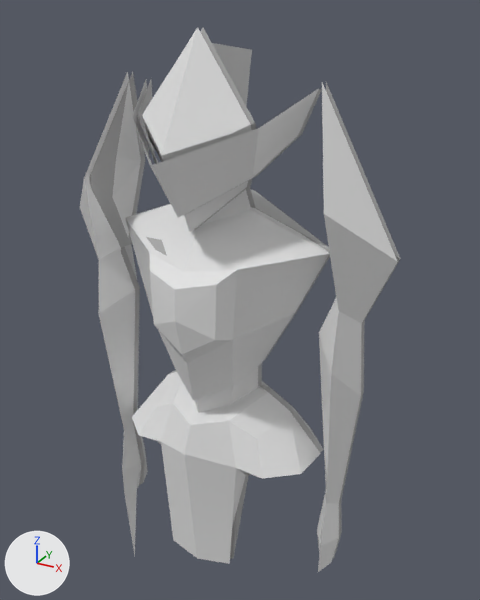
A saved change to the FBX model Assets/Animations/Character/PlayerIdleNEW.fbx.
Camera for both pictures: a 50 mm lens placed at (0.952, -1.566, 2.044), pointed at (0.03, 0.111, 1.205). Arrows for +X, +Y and +Z are at lower left; the lights stay in place.

The scene before the commit, as lines of its bpy script (objects in view):
```python
me_cube_002 = bpy.data.meshes.new('Cube.002')
me_cube_002.from_pydata(...)  # 190 vertices, 196 faces; spans x -0.53..0.53, y -0.27..0.24, z -0.53..1.44
# faces by material slot: [180, 16]
me_cube_002.materials.append(mat_material_004)  # white #e7e7e7
me_cube_002.materials.append(mat_material_005)  # white #e7e7e7
me_mesh = bpy.data.meshes.new('Mesh')
me_mesh.from_pydata(...)  # 171 vertices, 318 faces; spans x -0.53..0.53, y -0.27..0.24, z -0.23..1.44
me_mesh.materials.append(mat_char)  # light grey #cacaca
ob_playerchar = bpy.data.objects.new('PlayerChar', me_mesh)
ob_playerchar.location = (0.0, 0.025, 0.562)
ob_playerchar_001 = bpy.data.objects.new('PlayerChar.001', me_cube_002)
ob_playerchar_001.location = (0.0, 0.0, 0.562)
```
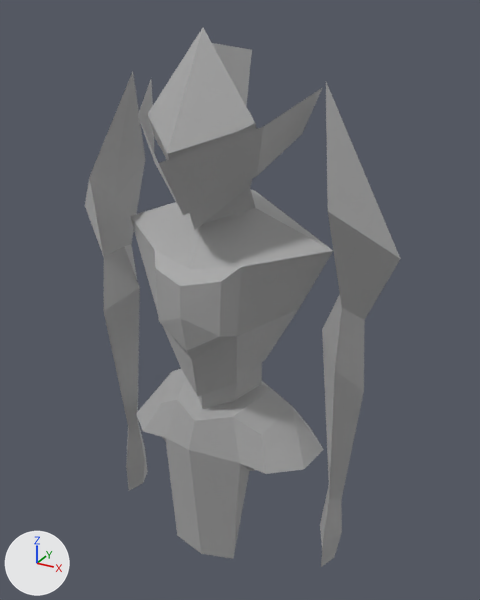
What differs and where, as boxes [x1, y1, x2, y2] in the pictures (480 x 600 px):
'PlayerChar.001', deleted: before [80, 27, 398, 572]
    faces in mat_material_004 (white #e7e7e7): [80, 27, 398, 572]
    faces in mat_material_005 (white #e7e7e7): [132, 80, 319, 364]
'PlayerChar', unchanged, uncovered by the edit: before [90, 28, 400, 559]; after [85, 28, 400, 567]

What changed in the scene script:
```text
Remove ob_playerchar_001:
    ob_playerchar_001 = bpy.data.objects.new('PlayerChar.001', me_cube_002)
    ob_playerchar_001.location = (0.0, 0.0, 0.562)
```
